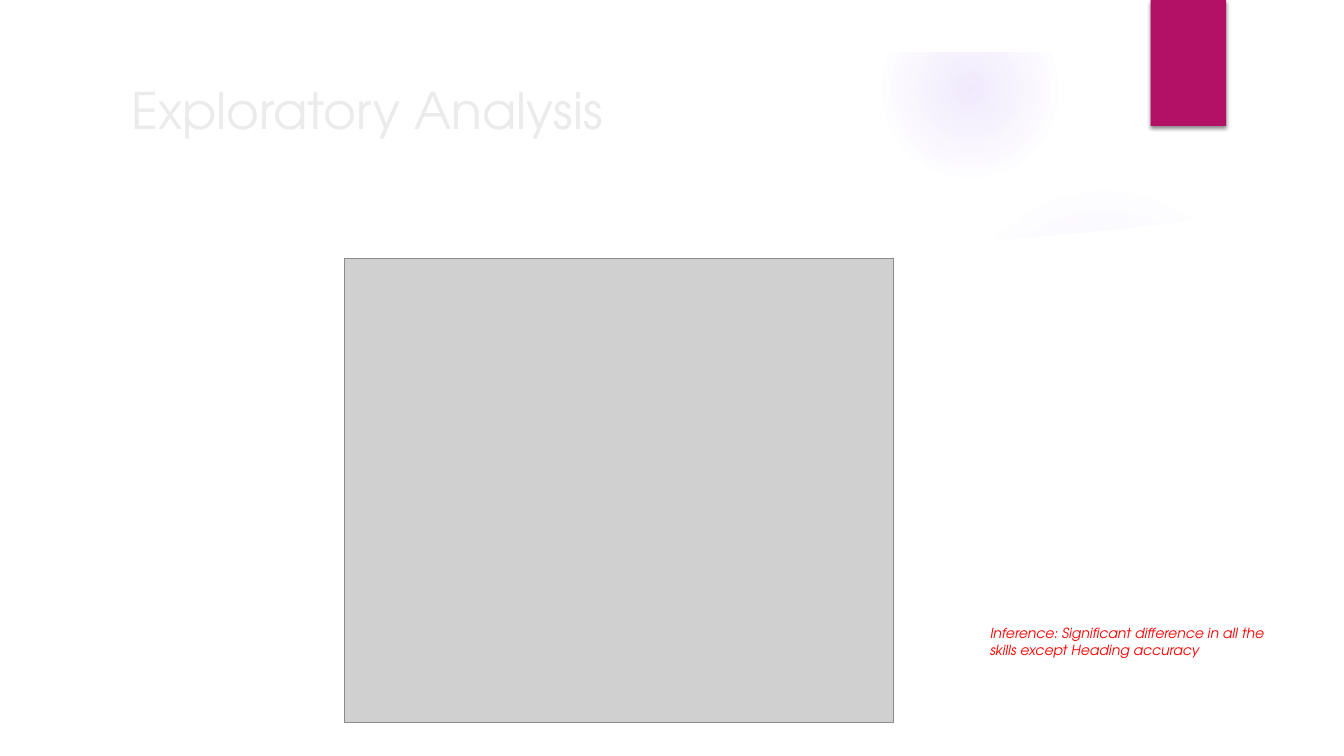
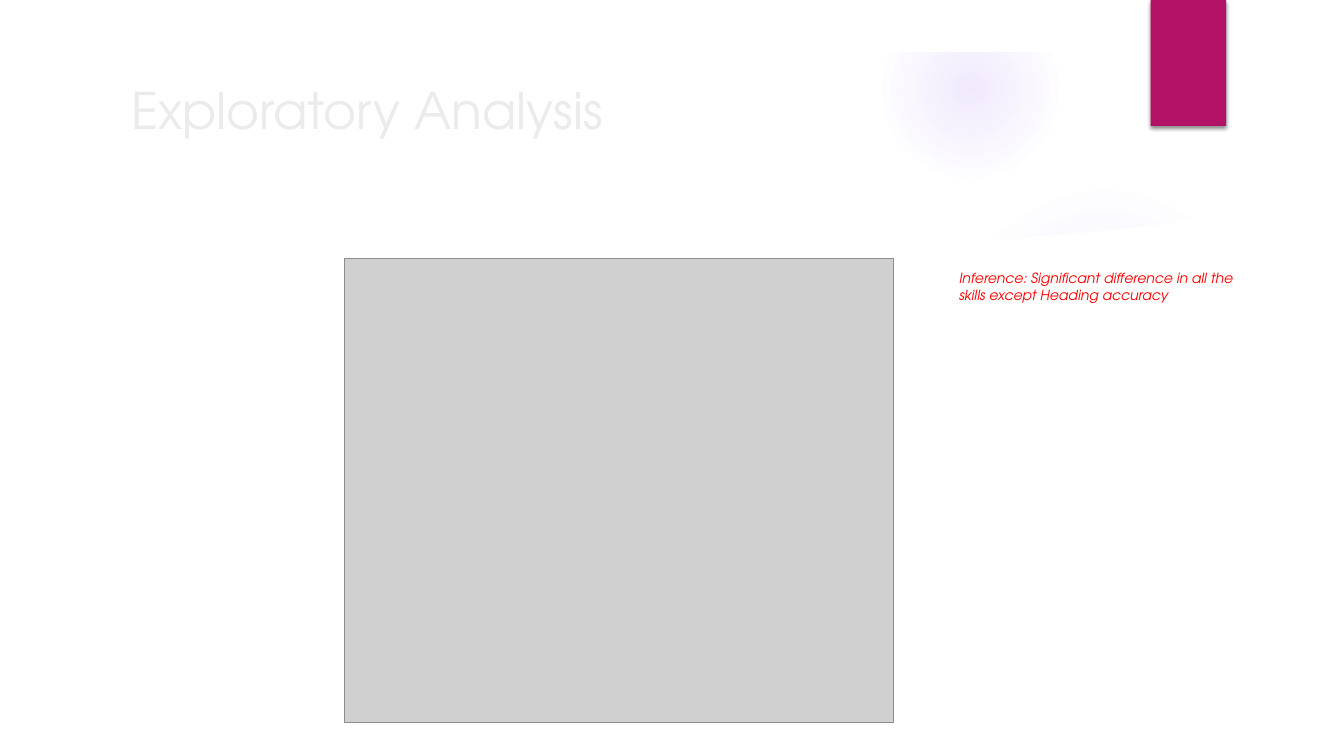
Before and after one commit to sharax/ECE_143_Group_11, a slide deck: slide 5 of ECE_143.pptx (slide 6 before the commit). Drawn at 1344x756 pixels with LibreOffice and Linux fonts; fonts in the diff are those of the drawing; grey boxes stand for pictures; background and template pictures are left out. Boxes give left, top, right and bottom in pixels: in the first picture for what was removed or moved away, otherwise in the second. Text is boxed around its words. In the diff, an @@ line names an element or a change of style, - is before the commit and + after.

```diff
--- a/ECE_143.pptx
+++ b/ECE_143.pptx
@@ text "Inference: Significant difference in all ...": place and size @@
-text "Inference: Significant difference in all ..." at (990, 627, 1264, 658)
+text "Inference: Significant difference in all ..." at (959, 272, 1233, 303)
```
Also in this commit, not shown: 12 other slides changed, 5 slides added, 4 slides removed.
